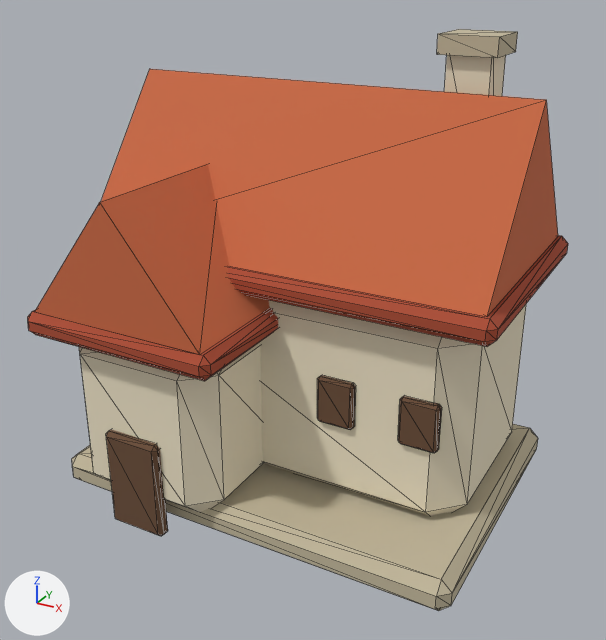
A saved change to the glTF model public/terrain-study/settlements/ns-great-house.glb.
The view is the same before and after, from a 50 mm lens placed at (0.541, -1.007, 0.758), pointed at (0.012, -0.043, 0.277). The axes (+X, +Y, +Z) are drawn at lower left. The lights are the same throughout. The picture after the commit comes second. Mesh edges are drawn as thin lines. Vertices at exactly the same position are counted once.
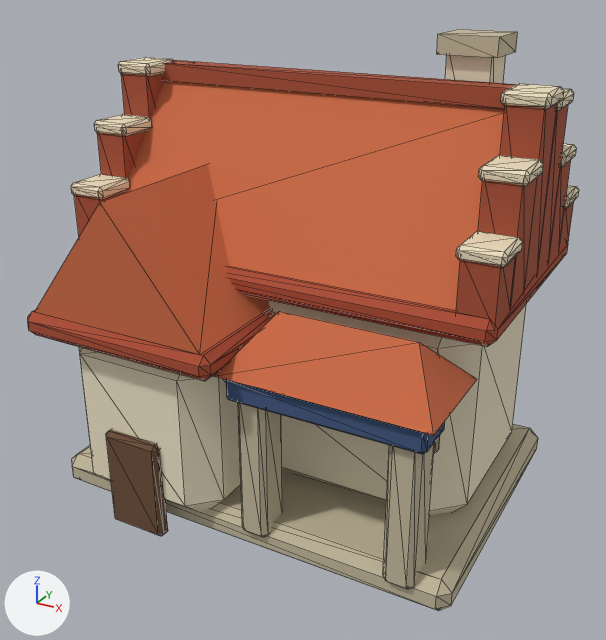
Scene script edits in JSON lines:
```json
{"op": "add", "block": "mat_town_red_slip", "code": ["mat_town_red_slip = principled_material('Town red slip')", "mat_town_red_slip.base_color = (0.386, 0.0802, 0.0369)  # brown #a75036", "mat_town_red_slip.roughness = 0.94"]}
{"op": "add", "block": "mat_town_limewash", "code": ["mat_town_limewash = principled_material('Town limewash')", "mat_town_limewash.base_color = (0.847, 0.738, 0.521)  # beige #eddfbf", "mat_town_limewash.roughness = 0.94"]}
{"op": "add", "block": "mat_town_lapis_glaze", "code": ["mat_town_lapis_glaze = principled_material('Town lapis glaze')", "mat_town_lapis_glaze.base_color = (0.0513, 0.0953, 0.216)  # blue #405780", "mat_town_lapis_glaze.roughness = 0.94"]}
{"block": "me_cube_005", "where": "# used by ob_cube; location = (0.0, 0.0, 0.025)"}
{"op": "remove", "block": "me_cube_005", "code": "me_cube_005.from_pydata(...)  # 220 vertices, 392 faces; spans x -0.315..0.315, y -0.28..0.225, z -0.025..0.637"}
{"op": "add", "block": "me_cube_005", "code": "me_cube_005.from_pydata(...)  # 690 vertices, 1216 faces; spans x -0.317..0.317, y -0.28..0.235, z -0.025..0.637"}
{"block": "me_cube_005", "change": "me_cube_005 part 1: a new loose piece, a box spanning x -0.311..-0.264, y -0.135..-0.073, z 0.337..0.422, in mat_town_red_slip (brown #a75036)"}
{"block": "me_cube_005", "change": "me_cube_005 part 2: a new loose piece, a box spanning x -0.311..-0.264, y -0.075..-0.012, z 0.337..0.5, in mat_town_red_slip (brown #a75036)"}
{"block": "me_cube_005", "change": "me_cube_005 part 3: a new loose piece, a box spanning x -0.311..-0.264, y -0.013..0.05, z 0.337..0.576, in mat_town_red_slip (brown #a75036)"}
{"block": "me_cube_005", "change": "me_cube_005 part 4: a new loose piece, a box spanning x 0.264..0.311, y -0.135..-0.073, z 0.337..0.422, in mat_town_red_slip (brown #a75036)"}
{"block": "me_cube_005", "change": "me_cube_005 part 5: a new loose piece, a box spanning x 0.264..0.311, y -0.075..-0.012, z 0.337..0.5, in mat_town_red_slip (brown #a75036)"}
{"block": "me_cube_005", "change": "me_cube_005 part 6: a new loose piece, a box spanning x 0.264..0.311, y -0.013..0.05, z 0.337..0.576, in mat_town_red_slip (brown #a75036)"}
{"block": "me_cube_005", "change": "me_cube_005 part 7: a new loose piece, a box spanning x 0.264..0.311, y 0.048..0.111, z 0.337..0.565, in mat_town_red_slip (brown #a75036)"}
{"block": "me_cube_005", "change": "me_cube_005 part 8: a new loose piece, a box spanning x 0.264..0.311, y 0.11..0.172, z 0.337..0.484, in mat_town_red_slip (brown #a75036)"}
{"block": "me_cube_005", "change": "me_cube_005 part 9: a new loose piece, a box spanning x 0.264..0.311, y 0.17..0.233, z 0.337..0.412, in mat_town_red_slip (brown #a75036)"}
{"block": "me_cube_005", "change": "me_cube_005 part 10: a new loose piece, a box spanning x -0.27..0.27, y 0.024..0.06, z 0.558..0.583, in mat_town_red_slip (brown #a75036)"}
{"block": "me_cube_005", "change": "me_cube_005 part 11: 222 vertices added at x -0.005..0.317, y -0.244..0.235, z 0.006..0.586"}
{"block": "me_cube_005", "change": "me_cube_005 part 12: 144 vertices added at x -0.317..-0.258, y -0.138..0.235, z 0.403..0.586"}
{"block": "me_cube_005", "change": "other edits to the shape of me_cube_005 do not show in these pictures"}
{"op": "add", "block": "me_cube_005", "code": "me_cube_005.materials.append(mat_town_lapis_glaze)  # blue #405780"}
{"op": "add", "block": "me_cube_005", "code": "me_cube_005.materials.append(mat_town_red_slip)  # brown #a75036"}
{"op": "add", "block": "me_cube_005", "code": "me_cube_005.materials.append(mat_town_limewash)  # beige #eddfbf"}
```

What differs and where, as boxes (x1, y1, x2, y2) in the pictures (606 x 640 px):
```json
{"object": "Cube", "change": "reshaped", "before": [28, 29, 568, 611], "after": [28, 29, 579, 611]}
{"part": 1, "of": "me_cube_005", "change": "added", "after": [74, 192, 124, 236]}
{"part": 2, "of": "me_cube_005", "change": "added", "after": [97, 131, 146, 179], "on screen": "brown"}
{"part": 3, "of": "me_cube_005", "change": "added", "after": [121, 73, 165, 119], "on screen": "brown"}
{"part": 4, "of": "me_cube_005", "change": "added", "after": [456, 256, 516, 326], "on screen": "brown"}
{"part": 5, "of": "me_cube_005", "change": "added", "after": [478, 177, 537, 306], "on screen": "brown"}
{"part": 6, "of": "me_cube_005", "change": "added", "after": [500, 104, 557, 291], "on screen": "brown"}
{"part": 7, "of": "me_cube_005", "change": "added", "after": [537, 105, 568, 275], "on screen": "brown"}
{"part": 8, "of": "me_cube_005", "change": "added", "after": [549, 160, 571, 261]}
{"part": 9, "of": "me_cube_005", "change": "added", "after": [559, 202, 574, 249]}
{"part": 10, "of": "me_cube_005", "change": "added", "after": [162, 60, 517, 109], "on screen": "brown"}
{"part": 11, "of": "me_cube_005", "change": "added", "after": [214, 83, 579, 589]}
{"part": 12, "of": "me_cube_005", "change": "added", "after": [71, 57, 173, 200], "on screen": "beige"}
```
